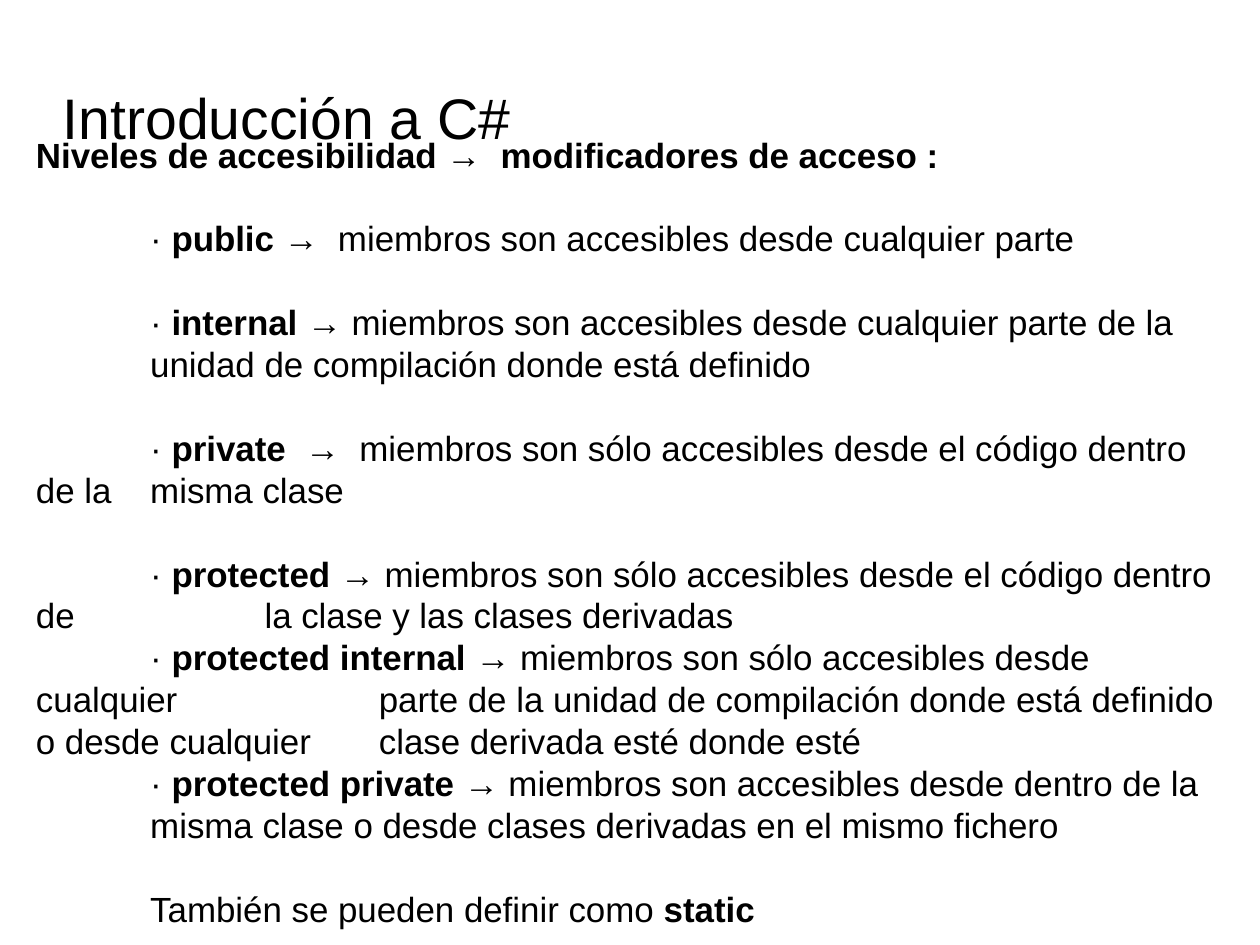
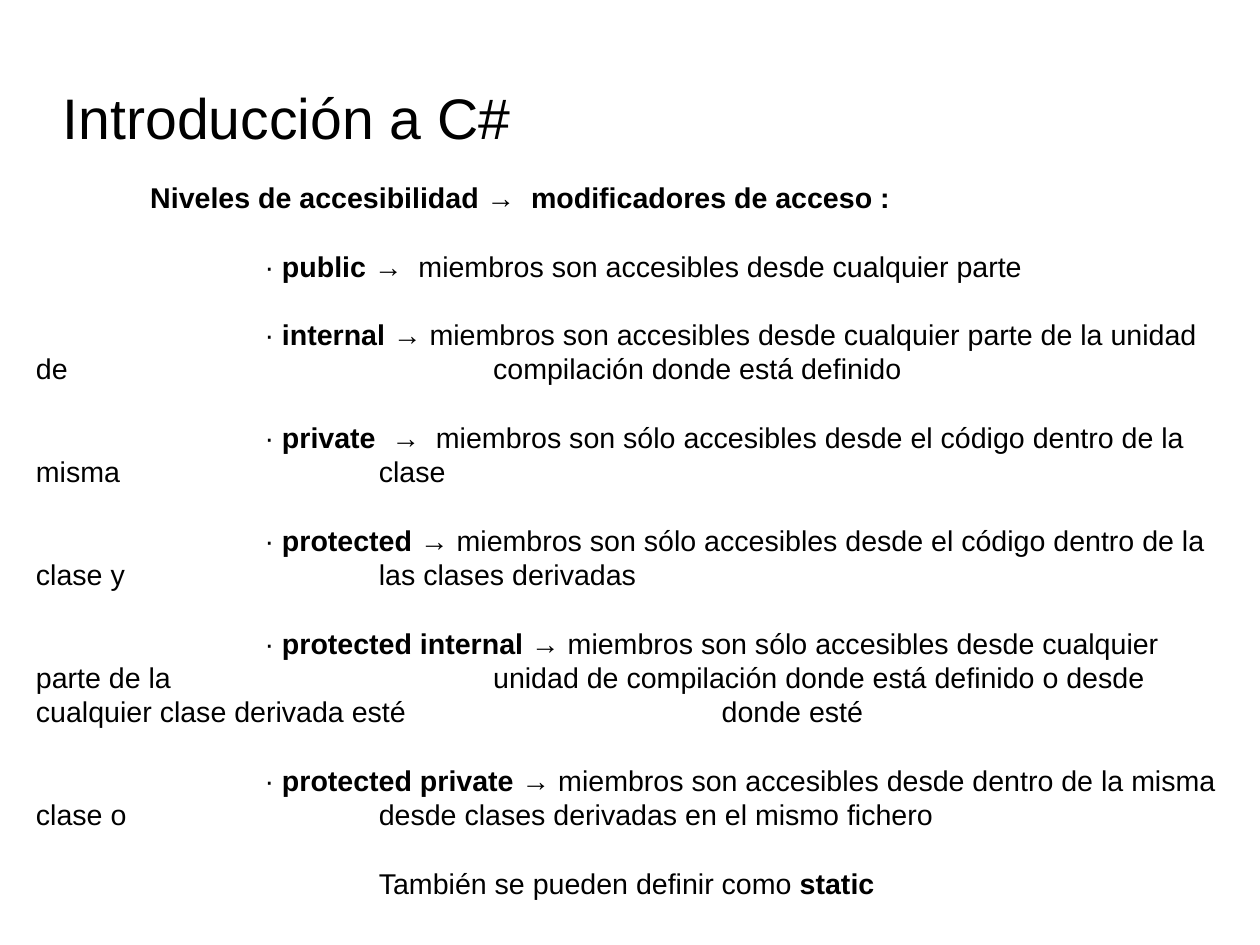
Before and after one commit to videojuegos-abastos/PMV, a slide deck: slide 2 of te/Tema 4 (Chema)/t4.3.- Definiendo miembros de una clase.odp. Drawn at 1260x945 pixels with LibreOffice and Linux fonts; fonts in the diff are those of the drawing; background and template pictures are left out. Boxes give left, top, right and bottom in pixels: in the first picture for what was removed or moved away, otherwise in the second. Text is boxed around its words. In the diff, an @@ line names an element or a change of style, - is before the commit and + after.

```diff
--- a/te/Tema 4 (Chema)/t4.3.- Definiendo miembros de una clase.odp
+++ b/te/Tema 4 (Chema)/t4.3.- Definiendo miembros de una clase.odp
@@ text "Niveles de accesibilidad → modificadores ...": place and size @@
-text "Niveles de accesibilidad → modificadores ..." at box(36, 139, 1214, 839)
+text "Niveles de accesibilidad → modificadores ..." at box(36, 187, 1215, 900)
@@ text "Niveles de accesibilidad → modificadores ..." at box(36, 187, 1215, 900): vertical alignment middle to top @@
@@ text at box(150, 187, 1215, 900): size 22 to 18 pt in "Niveles de accesibilidad → modificadores de acceso ...", "· internal → miembros son accesibles desde ...", "· protected private → miembros son accesibles ...", "También se pueden definir como static" @@
@@ text at box(36, 427, 1204, 728): text changed; size 22 to 18 pt @@
-· private → miembros son sólo accesibles desde el código dentro de la misma clase
-· protected → miembros son sólo accesibles desde el código dentro de la clase y las clases derivadas
-· protected internal → miembros son sólo accesibles desde cualquier parte de la unidad de compilación donde está definido o desde cualquier clase derivada esté donde esté
+· private → miembros son sólo accesibles desde el código dentro de la misma clase
+· protected → miembros son sólo accesibles desde el código dentro de la clase y las clases derivadas
+· protected internal → miembros son sólo accesibles desde cualquier parte de la unidad de compilación donde está definido o desde cualquier clase derivada esté donde esté
```
Also in this commit, not shown: 20 other slides changed, 1 slide added, 4 slides removed, 1 other file.
